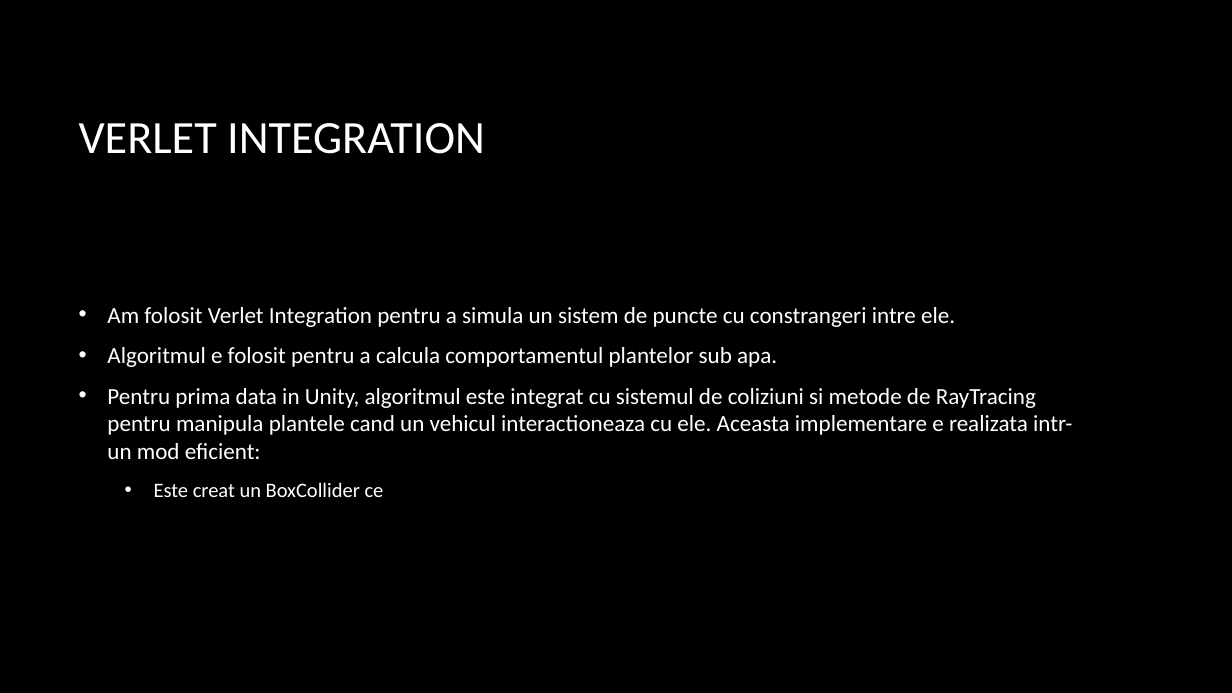
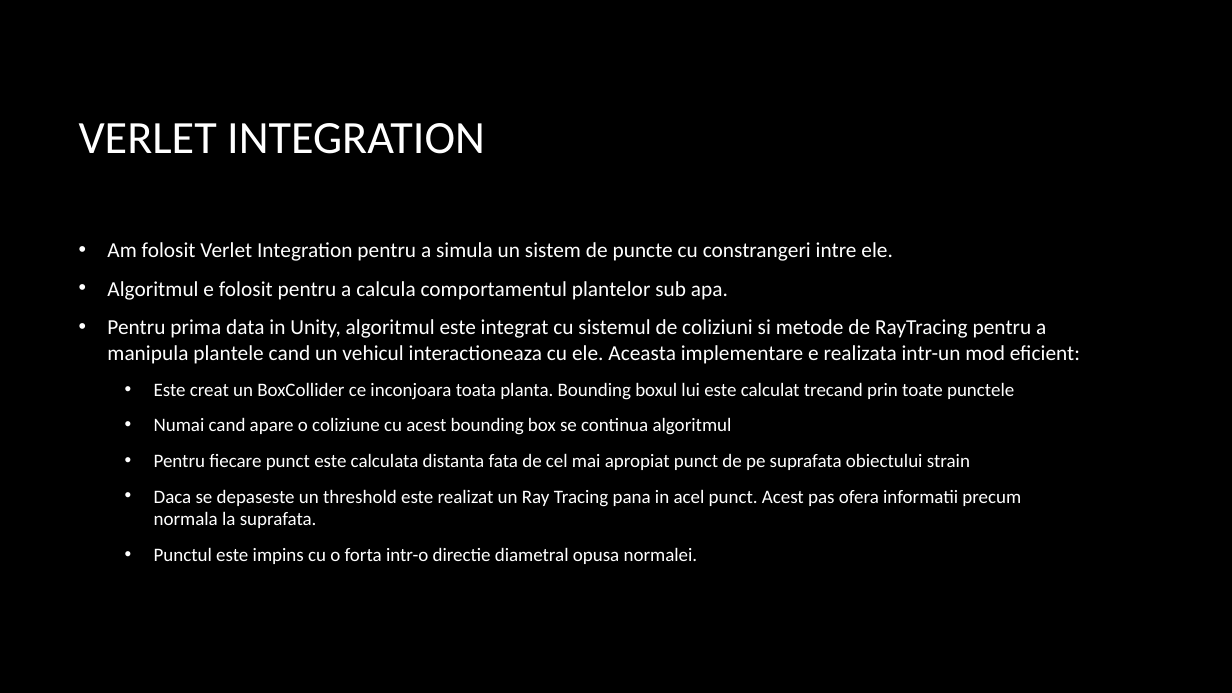
Before and after one commit to AntonVonDelta/ProiectPAS, a slide deck: slide 7 of Prezentare/OceanExploration.pptx. Drawn at 1232x693 pixels with LibreOffice and Linux fonts; fonts in the diff are those of the drawing; background and template pictures are left out. Boxes give left, top, right and bottom in pixels: in the first picture for what was removed or moved away, otherwise in the second. Text is boxed around its words. In the diff, an @@ line names an element or a change of style, - is before the commit and + after.

```diff
--- a/Prezentare/OceanExploration.pptx
+++ b/Prezentare/OceanExploration.pptx
@@ text at [107, 242, 893, 300]: size 18 to 16.6 pt in "Am folosit Verlet Integration pentru a simula ...", "Algoritmul e folosit pentru a calcula comportamentul ..." @@
@@ text at [107, 319, 1080, 564]: text changed; size 18 to 14.8 pt @@
-• Pentru prima data in Unity, algoritmul este integrat cu sistemul de coliziuni si metode de RayTracing pentru manipula plantele cand un vehicul interactioneaza cu ele. Aceasta implementare e realizata intr-un mod eficient:
-  • Este creat un BoxCollider ce
+• Pentru prima data in Unity, algoritmul este integrat cu sistemul de coliziuni si metode de RayTracing pentru a manipula plantele cand un vehicul interactioneaza cu ele. Aceasta implementare e realizata intr-un mod eficient:
+  • Este creat un BoxCollider ce inconjoara toata planta. Bounding boxul lui este calculat trecand prin toate punctele
+  • Numai cand apare o coliziune cu acest bounding box se continua algoritmul
+  • Pentru fiecare punct este calculata distanta fata de cel mai apropiat punct de pe suprafata obiectului strain
+  • Daca se depaseste un threshold este realizat un Ray Tracing pana in acel punct. Acest pas ofera informatii precum normala la suprafata.
+  • Punctul este impins cu o forta intr-o directie diametral opusa normalei.
```
Also in this commit, not shown: 1 slide added.
